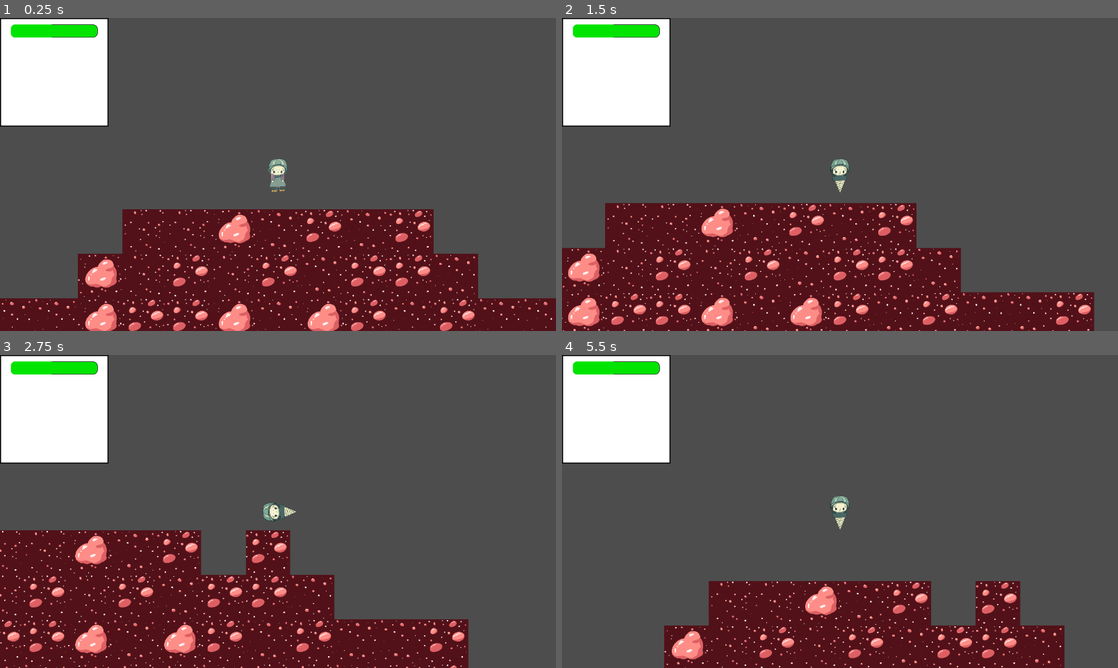
Above: before the commit, frames 1-4 (two rows, left to right).
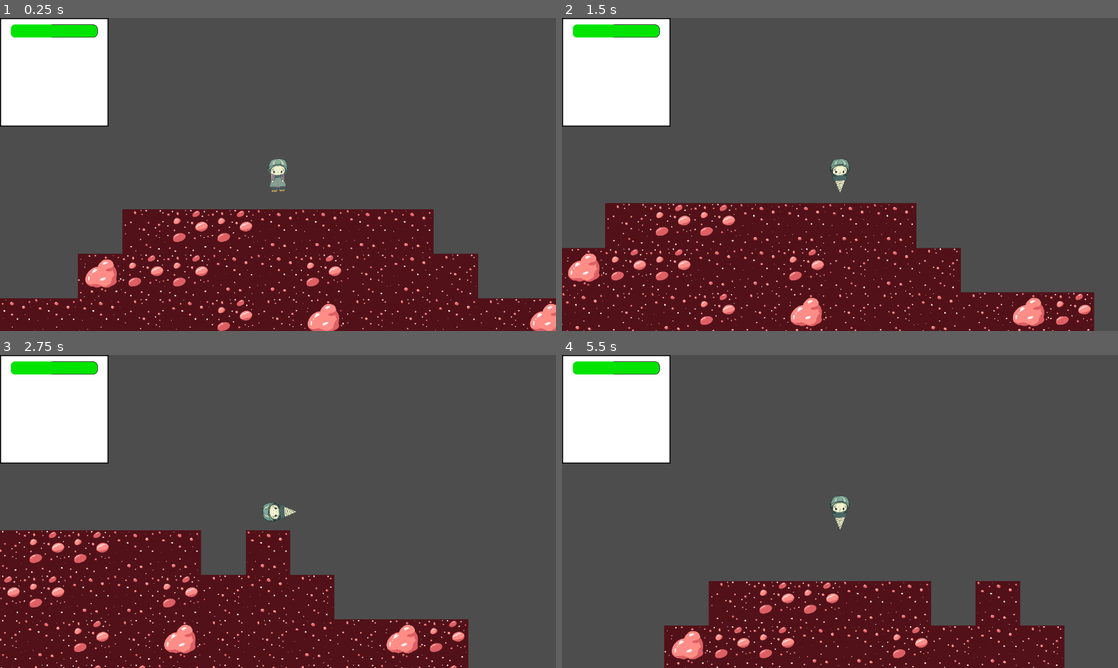
Above: after the commit, the same moments.

Repository: M1reyu/Ludum-Dare-57
Game: Godot game, scene res://TestScene.tscn
The game is run twice, just before and just after one commit, with the same random seed, the same clock (stepped at 60 frames per second) and the same inputs. The project has no main scene, so this scene is started directly.
Inputs (mouse positions are in pixels of both pictures, inside the frame that each line leads up to):
- Up to frame 1 (0.25 s): no input
- Up to frame 2 (1.5 s): move the mouse to (962, 158) at 0.52 s; hold D (Right) 0.53-1.28 s; tap F (Use) at 0.6, 1.35 s; move the mouse to (728, 190) at 1.27 s; hold S (Down) from 1.28 s (still down)
- Up to frame 3 (2.75 s): move the mouse to (333, 442) at 2.02 s; release S (Down) at 2.03 s; hold D (Right) from 2.03 s (still down); tap F (Use) at 2.1 s
- Up to frame 4 (5.5 s): move the mouse to (812, 574) at 2.77 s; release D (Right) at 2.78 s; hold W (Up) 2.78-3.53 s; tap F (Use) every 0.75 s from 2.85 to 5.1 s; move the mouse to (1006, 558) at 3.52 s; hold A (Left) 3.53-5.03 s; move the mouse to (673, 464) at 4.27 s; move the mouse to (867, 511) at 5.02 s; hold S (Down) from 5.03 s (still down)

The runs differ from the first frame. In frame 1, 4.7% of the frame differs, in the area x 14-100%, y 61-100%; in frame 2, 5.1%, in the area x 0-88%, y 59-100%; in frame 3, 4.6%; in frame 4, 2.5%.

Commit message:
use probabilities for different tile texture variants

Diff:
--- a/World/Cell.gd
+++ b/World/Cell.gd
@@ -17,7 +17,7 @@
         _baseHealth <<= section - 1
 
     healthPoints = _baseHealth
-    tileVariant = randi_range(0, 3)
+    tileVariant = calculateTileVariant()
 
 func isMined() -> bool:
     return healthPoints <= 0
@@ -44,3 +44,17 @@
         return 2
 
     return 3
+
+func calculateTileVariant() -> int:
+    var randF: float = randf()
+
+    if randF > 0.9:
+        return 0
+
+    if randF > 0.7:
+        return 1
+
+    if randF > 0.35:
+        return 2
+
+    return 3
